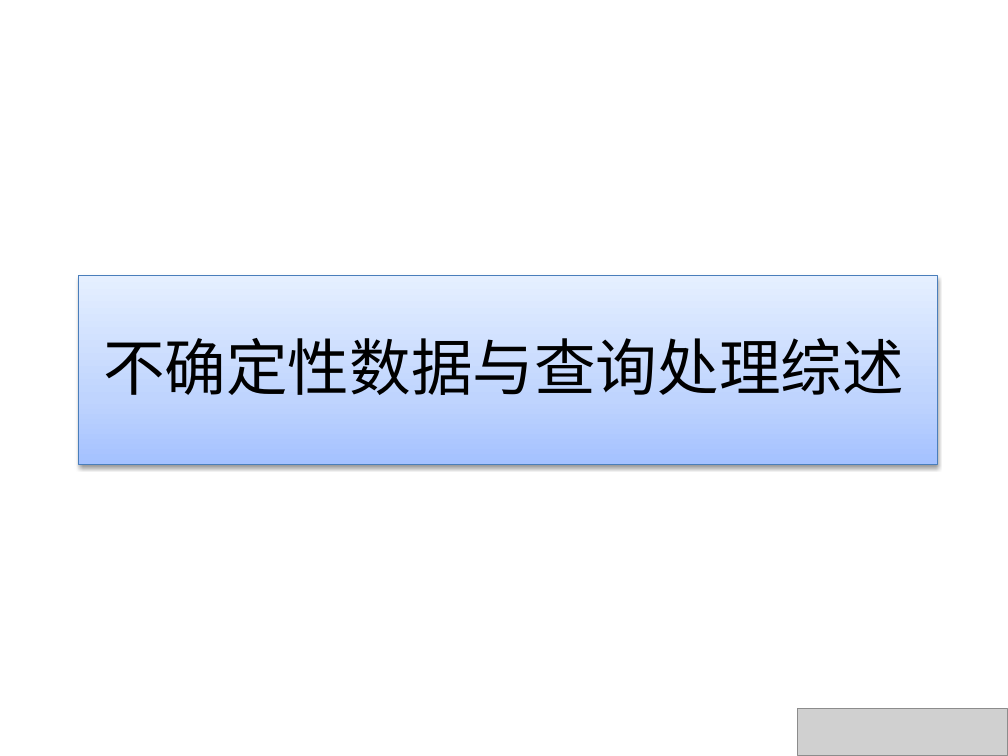
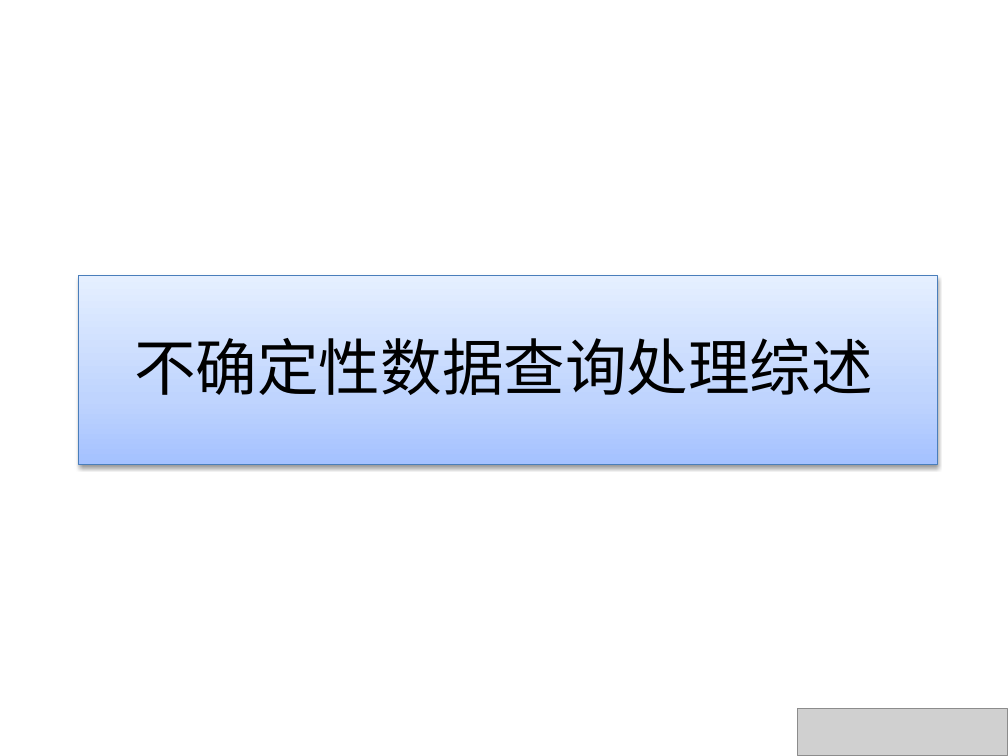
Before and after one commit to HiltonWei/wpstest, a slide deck: slide 8 of branches/何宇翔/需要提交的文档/毕业答辩.pptx. Drawn at 1008x756 pixels with LibreOffice and Linux fonts; fonts in the diff are those of the drawing; grey boxes stand for pictures. Boxes give left, top, right and bottom in pixels: in the first picture for what was removed or moved away, otherwise in the second. Text is boxed around its words. In the diff, an @@ line names an element or a change of style, - is before the commit and + after.

```diff
--- a/branches/何宇翔/需要提交的文档/毕业答辩.pptx
+++ b/branches/何宇翔/需要提交的文档/毕业答辩.pptx
@@ title at (x1=134, y1=338, x2=873, y2=395): text changed @@
-不确定性数据与查询处理综述
+不确定性数据查询处理综述
```
Also in this commit, not shown: 4 other slides changed.
